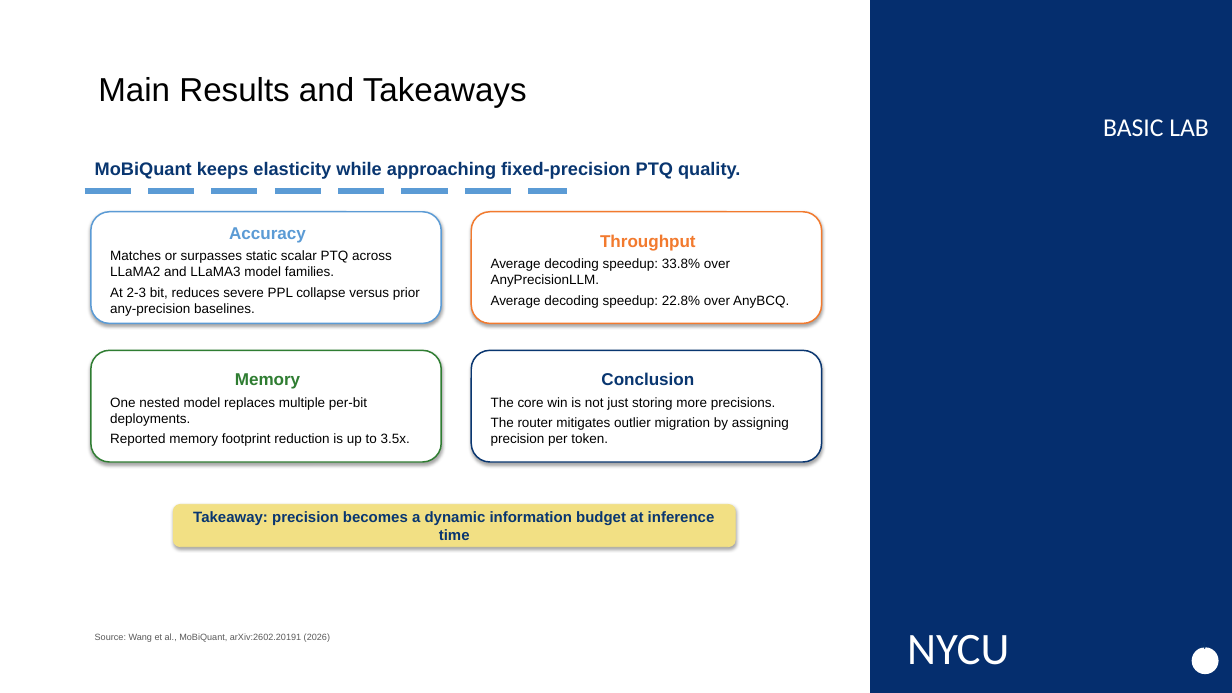
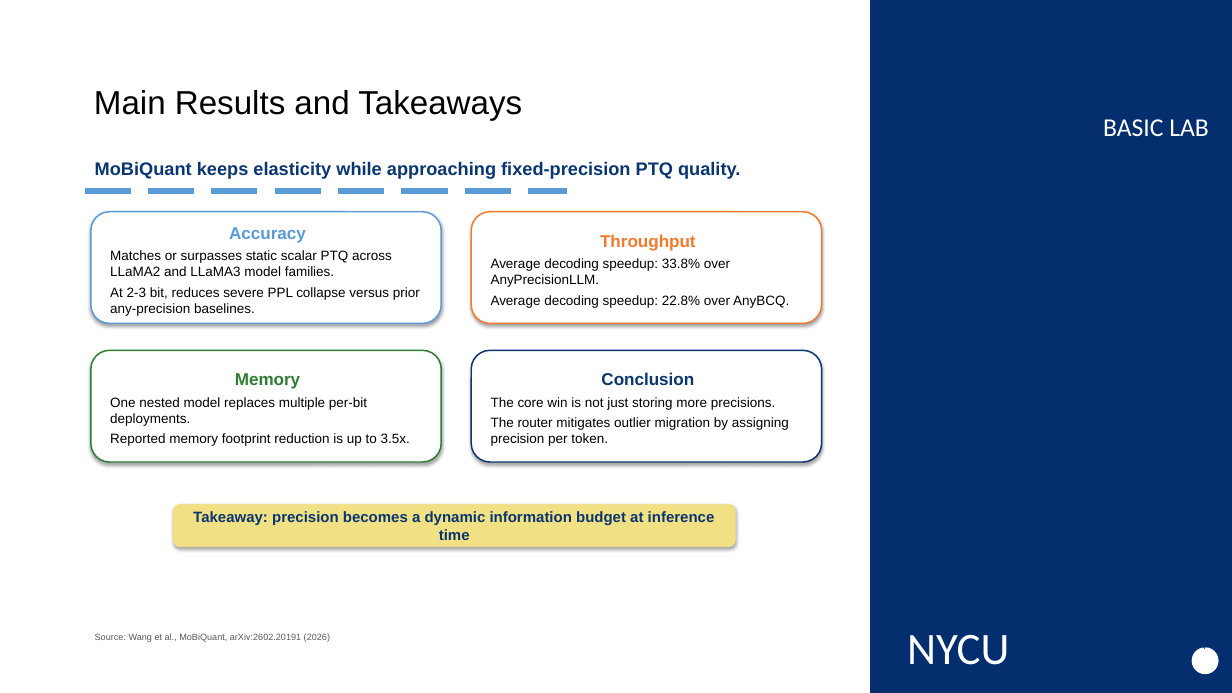
Before and after one commit to weige15/mixed_precision, a slide deck: slide 4 of mobiquant_deck/mobiquant_summary.pptx. Drawn at 1232x693 pixels with LibreOffice and Linux fonts; fonts in the diff are those of the drawing; background and template pictures are left out. Boxes give left, top, right and bottom in pixels: in the first picture for what was removed or moved away, otherwise in the second. Text is boxed around its words. In the diff, an @@ line names an element or a change of style, - is before the commit and + after.

```diff
--- a/mobiquant_deck/mobiquant_summary.pptx
+++ b/mobiquant_deck/mobiquant_summary.pptx
@@ title "Main Results and Takeaways": place and size @@
-title "Main Results and Takeaways" at (98,77,527,108)
+title "Main Results and Takeaways" at (94,90,522,121)
@@ title "Main Results and Takeaways" at (94,90,522,121): line spacing 1 to 0.9; vertical alignment top to middle @@
```
Also in this commit, not shown: 3 other slides changed, 22 other files.
